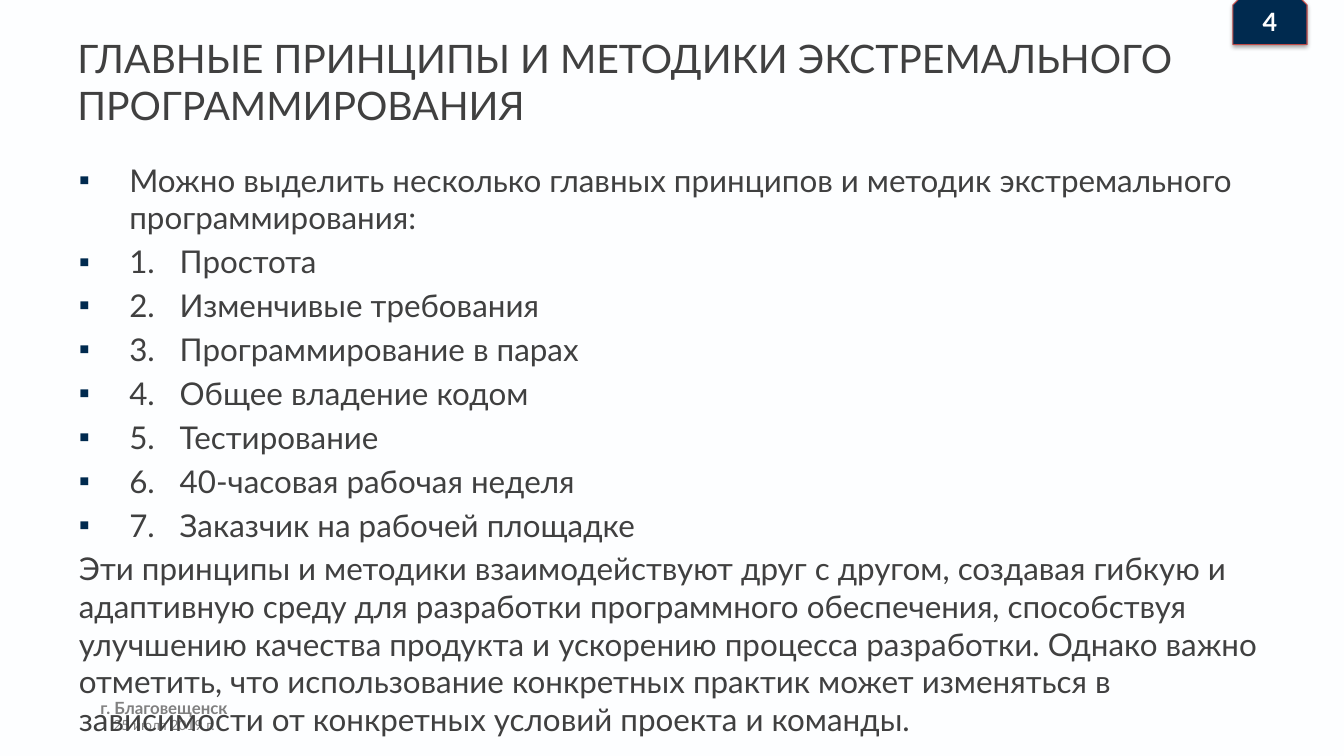
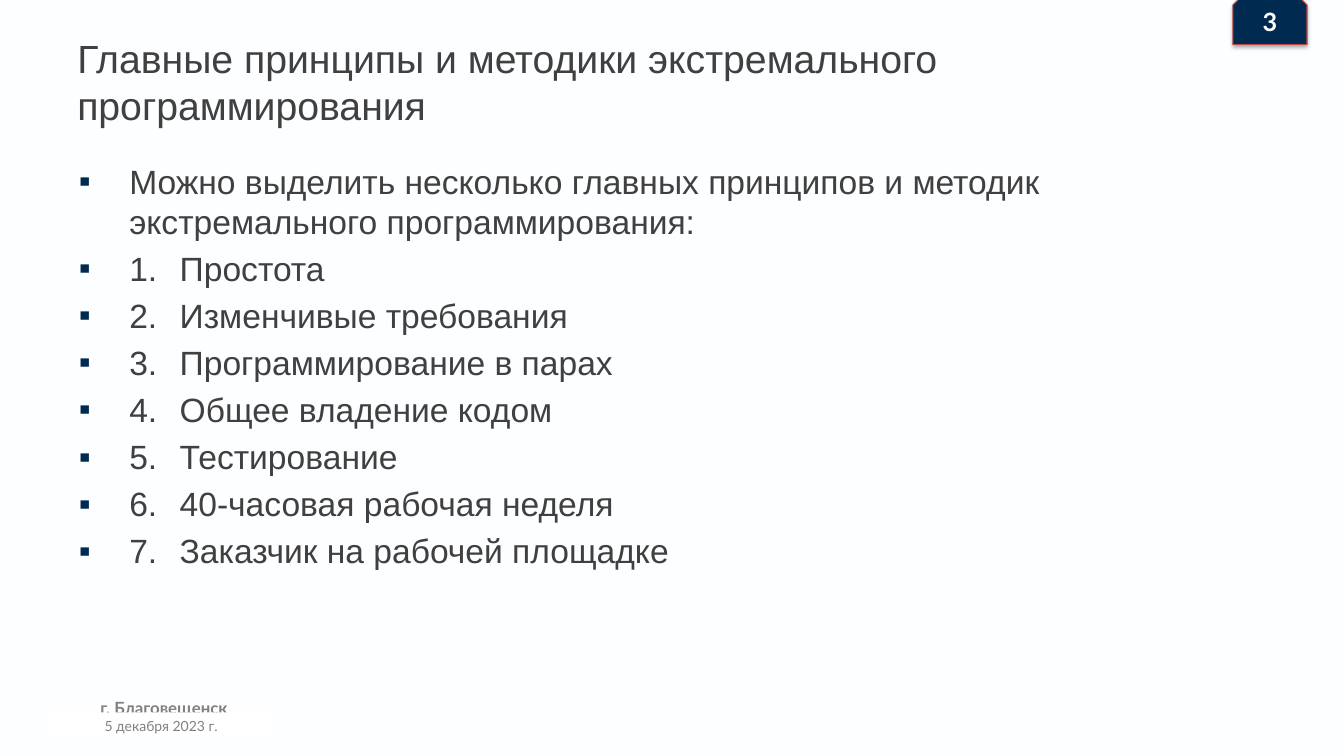
Before and after one commit to Denis-buh/Lesson_repo, a slide deck: slide 4 of Рефераты/Введение в професию/Наработки/Презентация.pptx (slide 5 before the commit). Drawn at 1344x756 pixels with LibreOffice and Linux fonts; fonts in the diff are those of the drawing; background and template pictures are left out. Boxes give left, top, right and bottom in pixels: in the first picture for what was removed or moved away, otherwise in the second. Text is boxed around its words. In the diff, an @@ line names an element or a change of style, - is before the commit and + after.

```diff
--- a/Рефераты/Введение в професию/Наработки/Презентация.pptx
+++ b/Рефераты/Введение в професию/Наработки/Презентация.pptx
@@ text at [1263,12,1278,32]: text changed @@
-4
+3
@@ title at [77,46,937,128]: text changed; font Lato to Arial @@
-ГЛАВНЫЕ ПРИНЦИПЫ И МЕТОДИКИ ЭКСТРЕМАЛЬНОГО ПРОГРАММИРОВАНИЯ
+Главные принципы и методики экстремального программирования
@@ text "Можно выделить несколько главных принципов ..." at [129,171,1040,570]: size 22.4 to 24 pt, font Lato to Arial @@
@@ text at [79,557,1257,737]: paragraph removed @@
-Эти принципы и методики взаимодействуют друг с другом, создавая гибкую и адаптивную среду для разработки программного обеспечения, способствуя улучшению качества продукта и ускорению процесса разработки. Однако важно отметить, что использование конкретных практик может изменяться в зависимости от конкретных условий проекта и команды.
@@ text added at [105,721,214,734], 10 pt, text #808080 @@
+5 декабря 2023 г.
```
Also in this commit, not shown: 11 other slides changed, 1 slide added, 3 slides removed, 3 other files.
